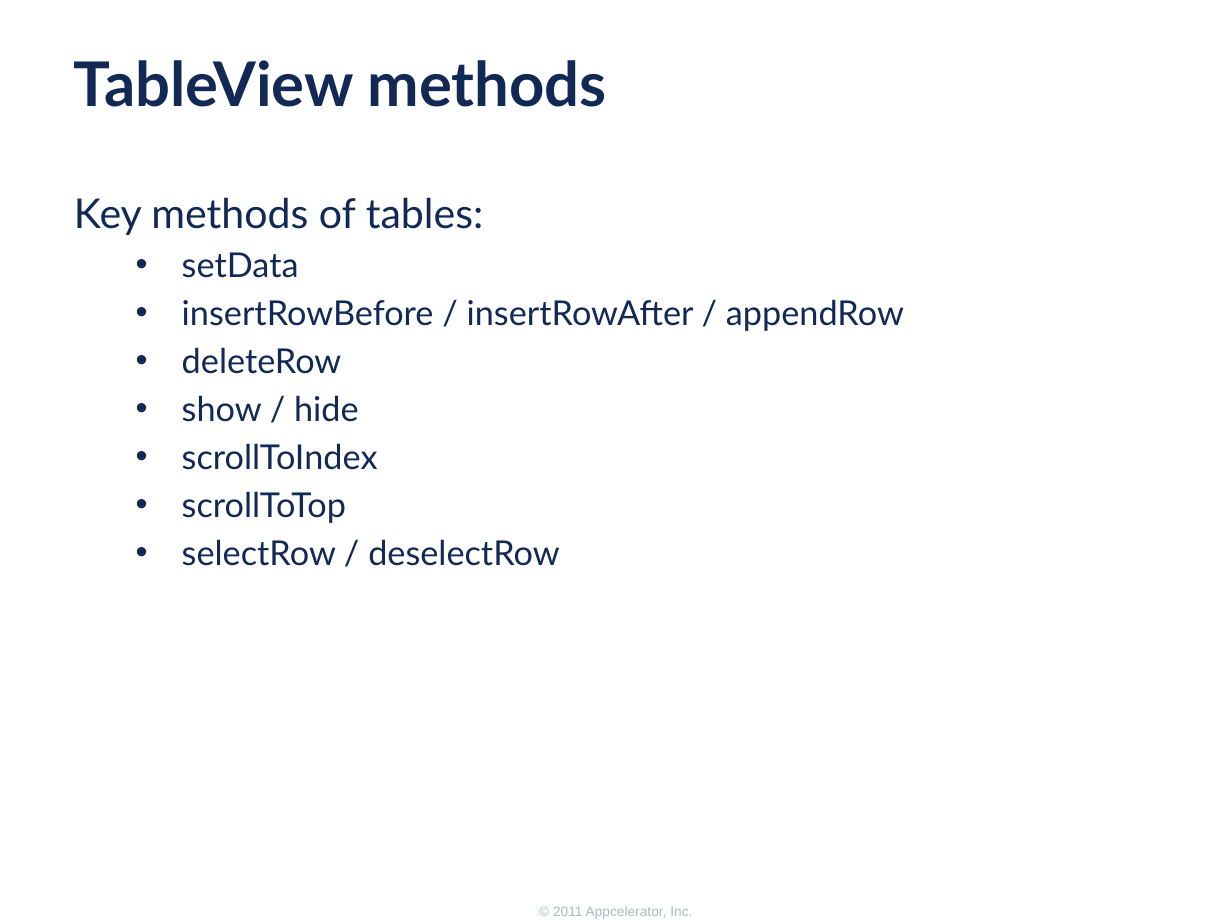
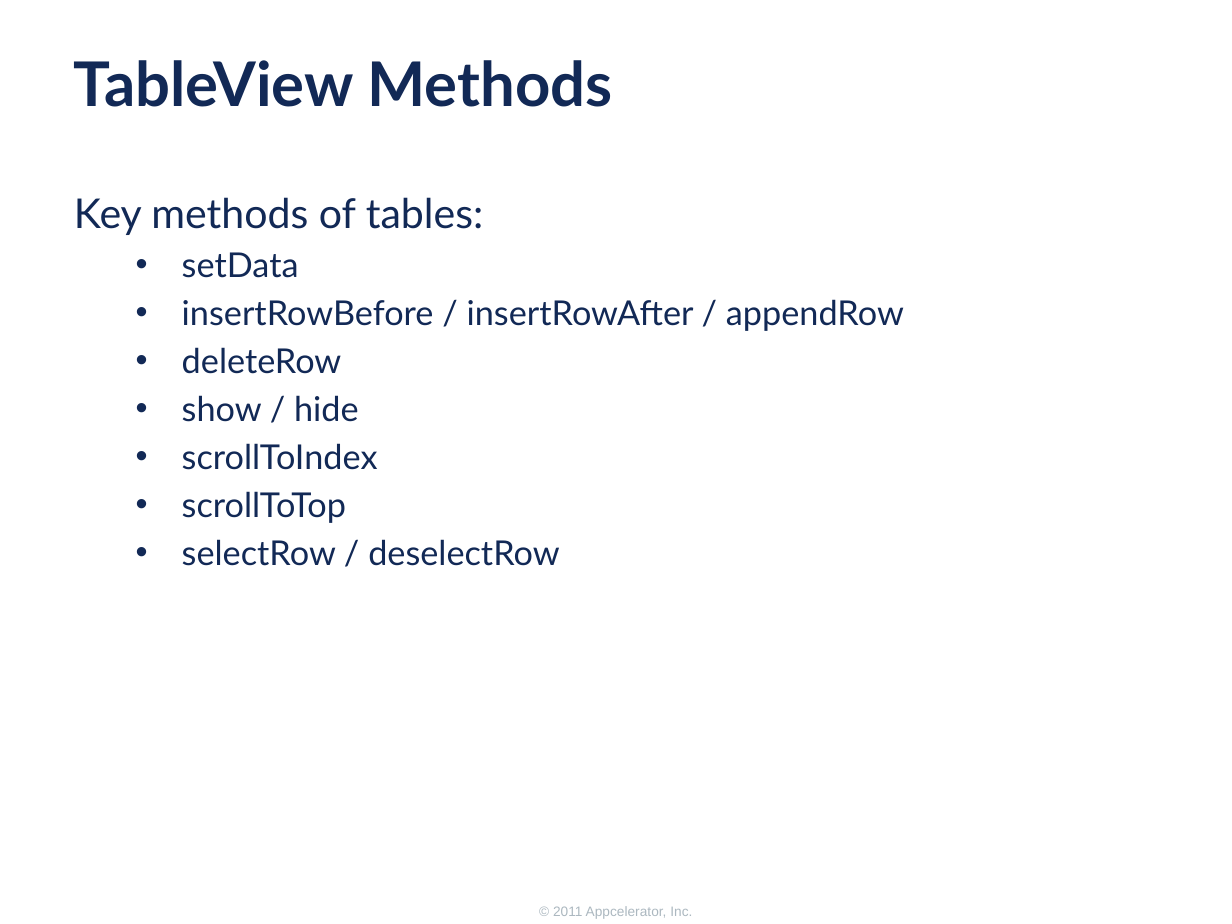
Before and after one commit to appcelerator-forks/appcelerator-training.tcmd_certification, a slide deck: slide 14 of 345/345.pptx (slide 11 before the commit). Drawn at 1232x924 pixels with LibreOffice and Linux fonts; fonts in the diff are those of the drawing; background and template pictures are left out. Boxes give left, top, right and bottom in pixels: in the first picture for what was removed or moved away, otherwise in the second. Text is boxed around its words. In the diff, an @@ line names an element or a change of style, - is before the commit and + after.

```diff
--- a/345/345.pptx
+++ b/345/345.pptx
@@ title at (x1=74, y1=60, x2=613, y2=107): text changed @@
-TableView methods
+TableView Methods
```
Also in this commit, not shown: 7 other slides changed, 5 slides added, 2 slides removed.
